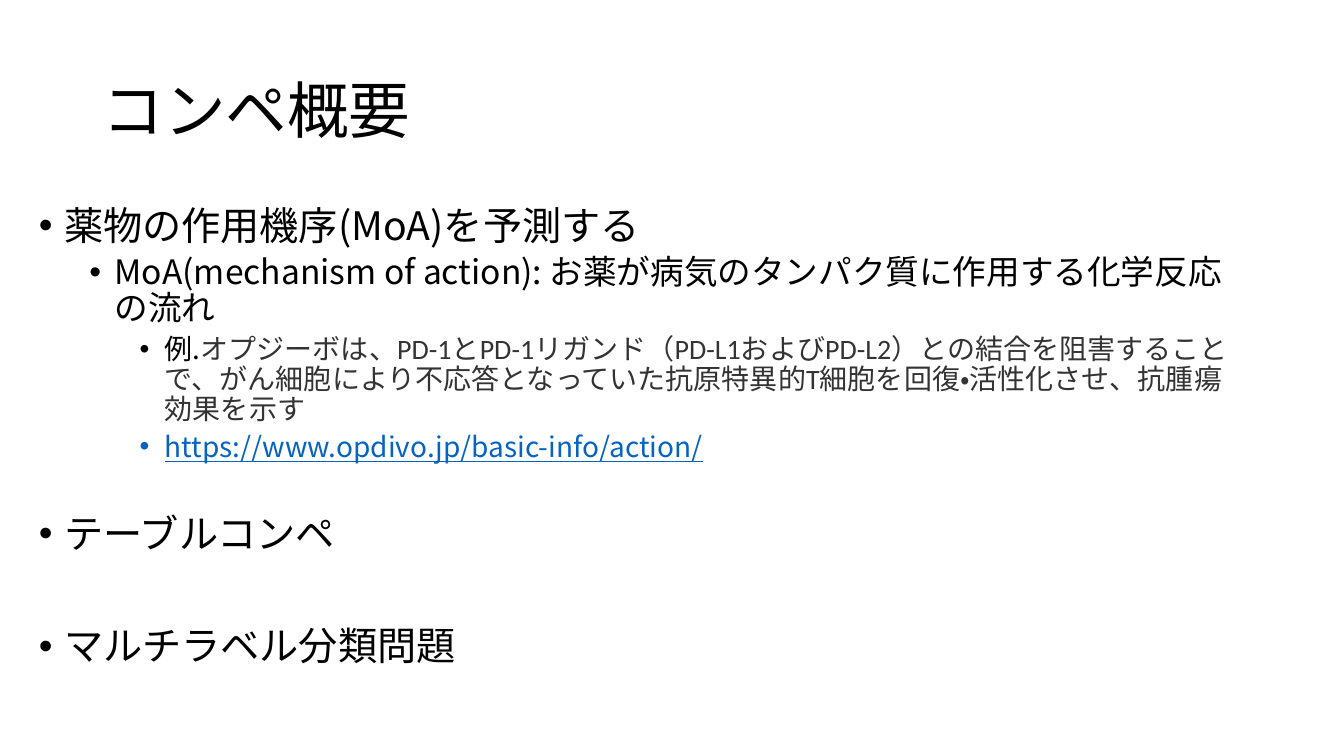
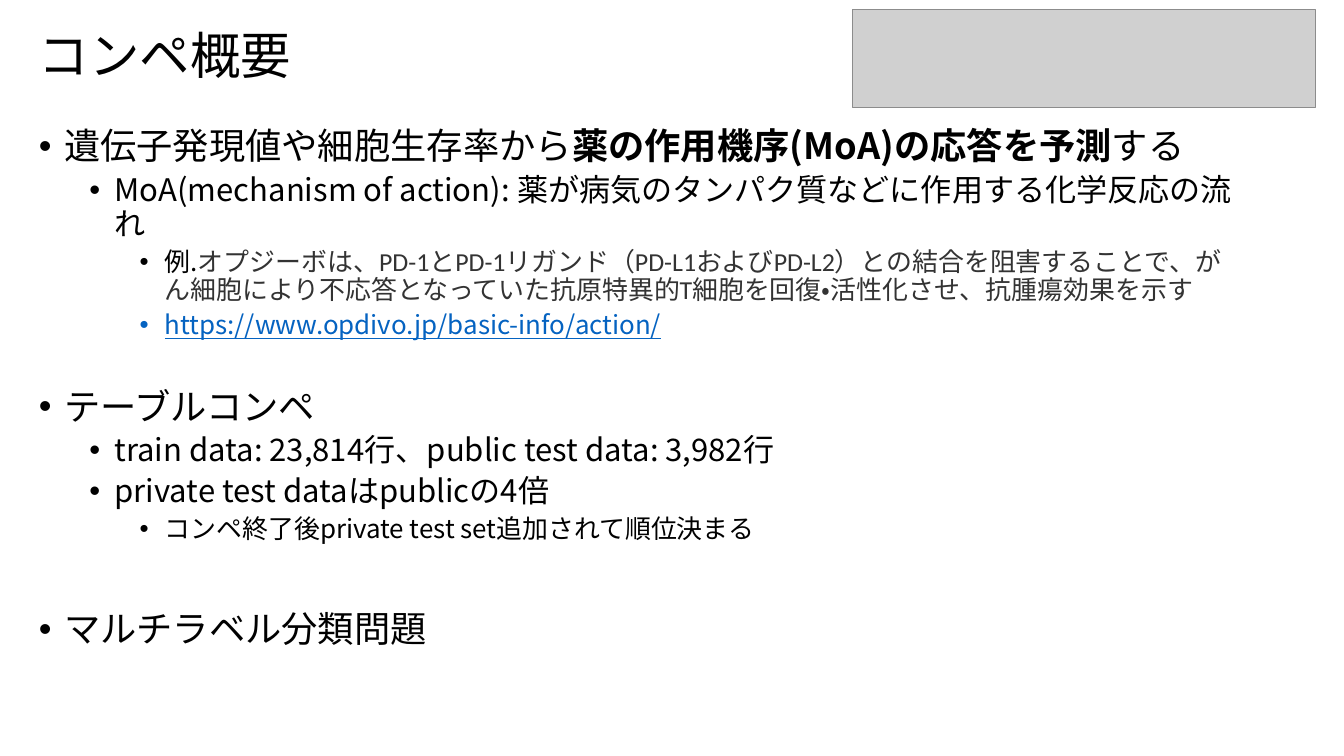
Before and after one commit to riron1206/kaggle_MoA, a slide deck: slide 2 of Kaggle_MoA.pptx. Drawn at 1344x756 pixels with LibreOffice and Linux fonts; fonts in the diff are those of the drawing; grey boxes stand for pictures. Boxes give left, top, right and bottom in pixels: in the first picture for what was removed or moved away, otherwise in the second. Text is boxed around its words. In the diff, an @@ line names an element or a change of style, - is before the commit and + after.

Commit message:
edit ppt

```diff
--- a/Kaggle_MoA.pptx
+++ b/Kaggle_MoA.pptx
@@ title "コンペ概要": place and size @@
-title "コンペ概要" at <box>102,81,410,138</box>
+title "コンペ概要" at <box>39,31,291,78</box>
@@ title "コンペ概要" at <box>39,31,291,78</box>: size 44 to 36 pt @@
@@ picture added at <box>852,9,1315,107</box> @@
@@ text "遺伝子発現値や細胞生存率から薬の作用機序(MoA)の応答を予測する": place and size @@
-text "遺伝子発現値や細胞生存率から薬の作用機序(MoA)の応答を予測する" at <box>64,207,1228,664</box>
+text "遺伝子発現値や細胞生存率から薬の作用機序(MoA)の応答を予測する" at <box>64,128,1232,645</box>
@@ text at <box>64,128,1232,237</box>: text changed; size 24 to 22.2 pt @@
-• 薬物の作用機序(MoA)を予測する
-  • MoA(mechanism of action): お薬が病気のタンパク質に作用する化学反応の流れ
+• 遺伝子発現値や細胞生存率から薬の作用機序(MoA)の応答を予測する
+  • MoA(mechanism of action): 薬が病気のタンパク質などに作用する化学反応の流れ
@@ text at <box>64,249,1221,645</box>: size 20 to 18.5 pt in "例.オプジーボは、PD-1とPD-1リガンド（PD-L1およびPD-L2）との結合を阻害することで、がん細胞により不応答 ...", "https://www.opdivo.jp/basic-info/action/"; size 28 to 25.9 pt in "テーブルコンペ", "マルチラベル分類問題" @@
@@ text at <box>114,435,775,544</box>: paragraphs added @@
+  • train data: 23,814行、public test data: 3,982行
+  • private test dataはpublicの4倍
+    • コンペ終了後private test set追加されて順位決まる
```
Also in this commit, not shown: 4 slides added, 2 other files.
